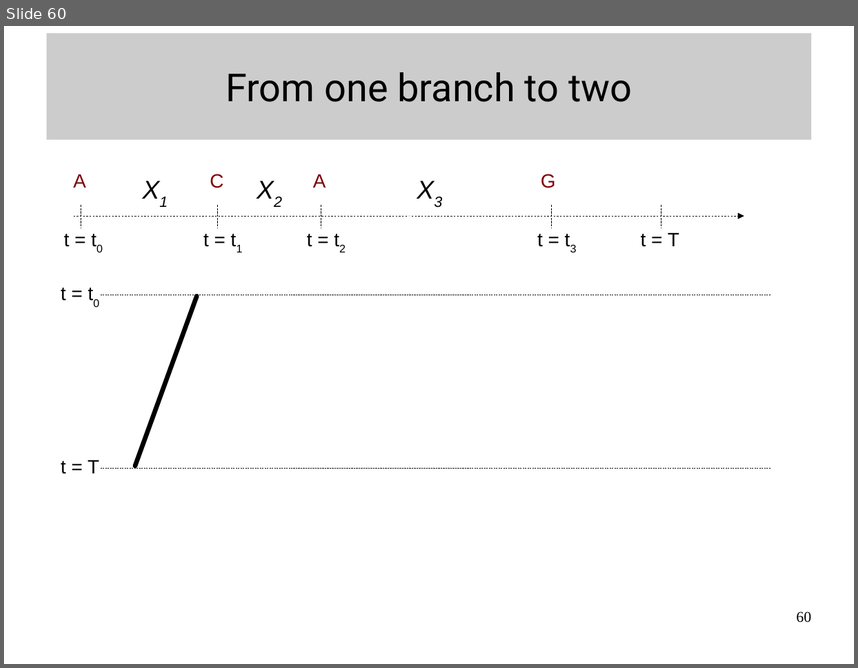
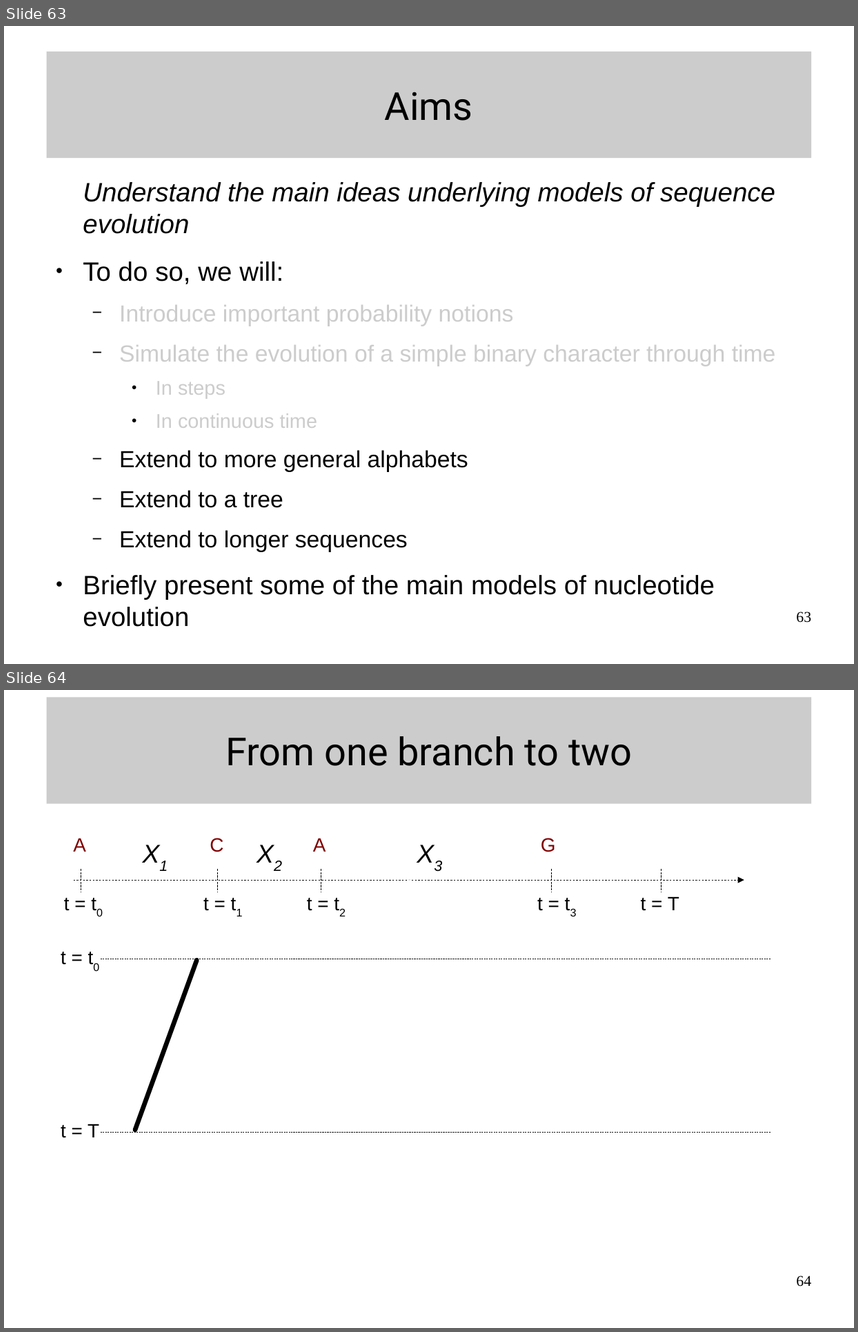
Before and after one commit to Boussau/boussau.github.io, a slide deck: COME_courses/Cambridge_2022/1_intro_CTMC/IntroductionToModels.odp. Shown one above the other, each under a label of ours: slide 60 before the commit, slides 63 and 64 after it. The pictures are 858x668 and 858x1332 pixels, drawn with LibreOffice and Linux fonts; fonts in the diff are those of the drawing. Boxes give left, top, right and bottom in pixels: in the first picture for what was removed or moved away, otherwise in the second. Text is boxed around its words. In the diff, an @@ line names an element or a change of style, - is before the commit and + after.

```diff
--- a/COME_courses/Cambridge_2022/1_intro_CTMC/IntroductionToModels.odp
+++ b/COME_courses/Cambridge_2022/1_intro_CTMC/IntroductionToModels.odp
@@ slide 63 added at [4, 26, 854, 664], background #FFFFFF @@
@@ title added at [46, 52, 812, 158], fill #CCCCCC, 36 pt, text #000000 @@
+Aims
@@ text added at [83, 182, 776, 626], 21.7 pt, text #000000 @@
+Understand the main ideas underlying models of sequence evolution
+● To do so, we will:
+  − Introduce important probability notions
+  − Simulate the evolution of a simple binary character through time
+    ● In steps
+    ● In continuous time
+  − Extend to more general alphabets
+  − Extend to a tree
+  − Extend to longer sequences
+● Briefly present some of the main models of nucleotide evolution
@@ page number added at [796, 611, 811, 622], 14 pt, text #000000 @@
+63
@@ what was slide 60 is now slide 64 @@
@@ page number at [796, 1275, 811, 1286]: text changed @@
-60
+64
```
Also in this commit, not shown: 11 slides changed, 5 other slides added, 3 other files.
